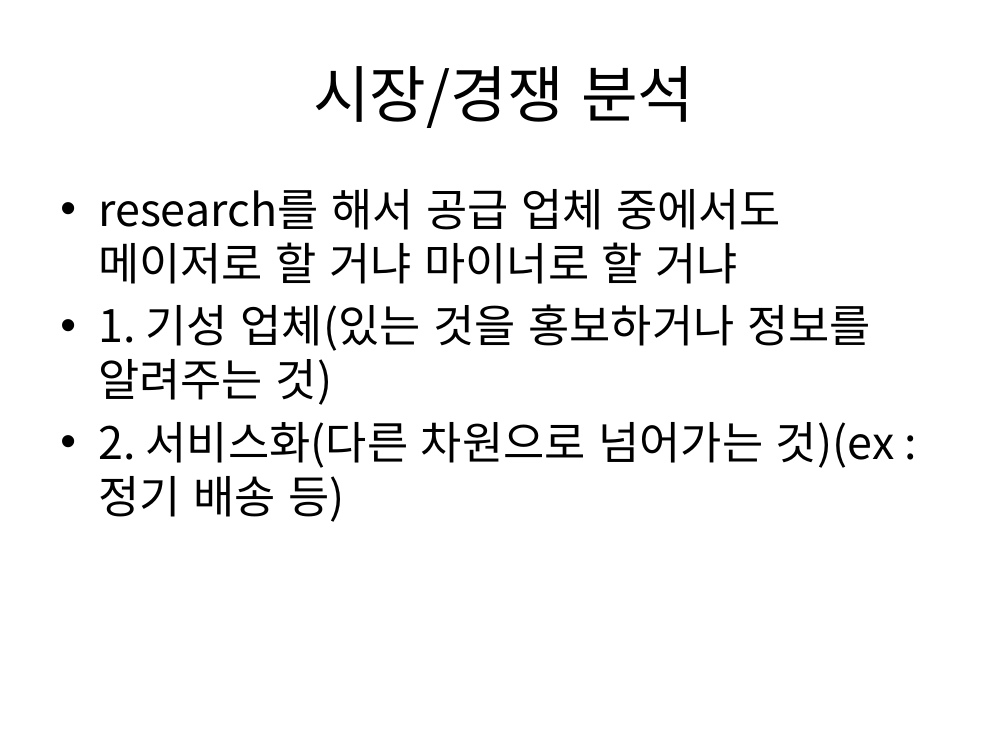
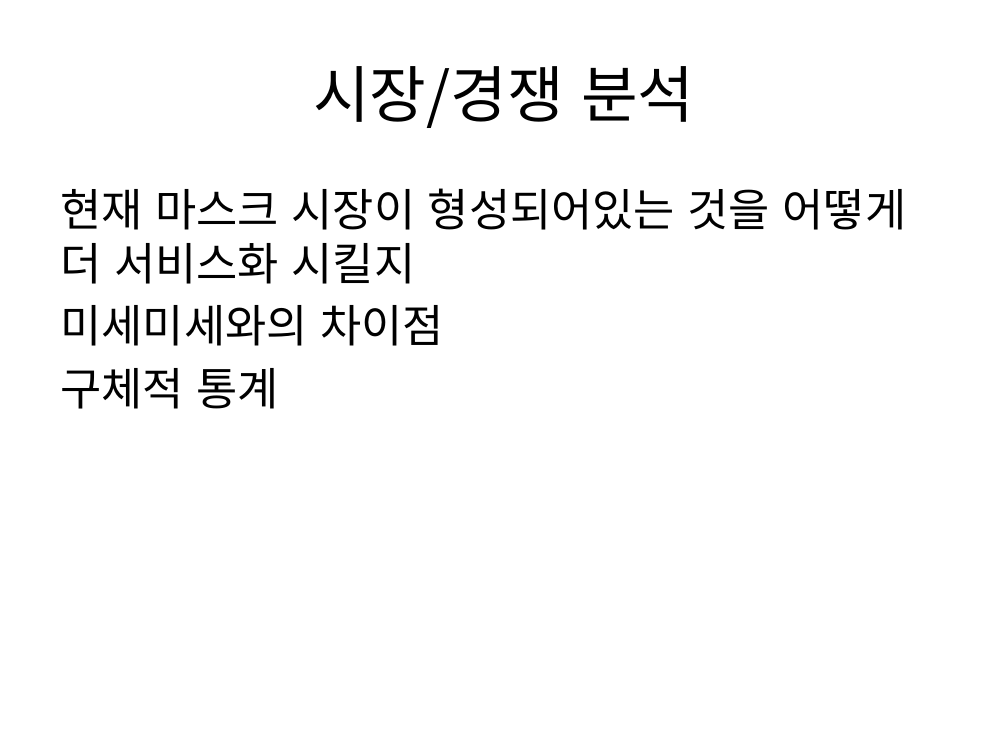
Before and after one commit to pasongsj/ideatone, a slide deck: slide 17 of ideatoneppt.pptx. Drawn at 1008x756 pixels with LibreOffice and Linux fonts; fonts in the diff are those of the drawing. Boxes give left, top, right and bottom in pixels: in the first picture for what was removed or moved away, otherwise in the second. Text is boxed around its words. In the diff, an @@ line names an element or a change of style, - is before the commit and + after.

Commit message:
시장/경쟁 분석추가

```diff
--- a/ideatoneppt.pptx
+++ b/ideatoneppt.pptx
@@ text at <box>60,188,907,409</box>: text changed @@
-• research를 해서 공급 업체 중에서도 메이저로 할 거냐 마이너로 할 거냐
-• 1. 기성 업체(있는 것을 홍보하거나 정보를 알려주는 것)
-• 2. 서비스화(다른 차원으로 넘어가는 것)(ex : 정기 배송 등)
+현재 마스크 시장이 형성되어있는 것을 어떻게 더 서비스화 시킬지
+미세미세와의 차이점
+구체적 통계
```
